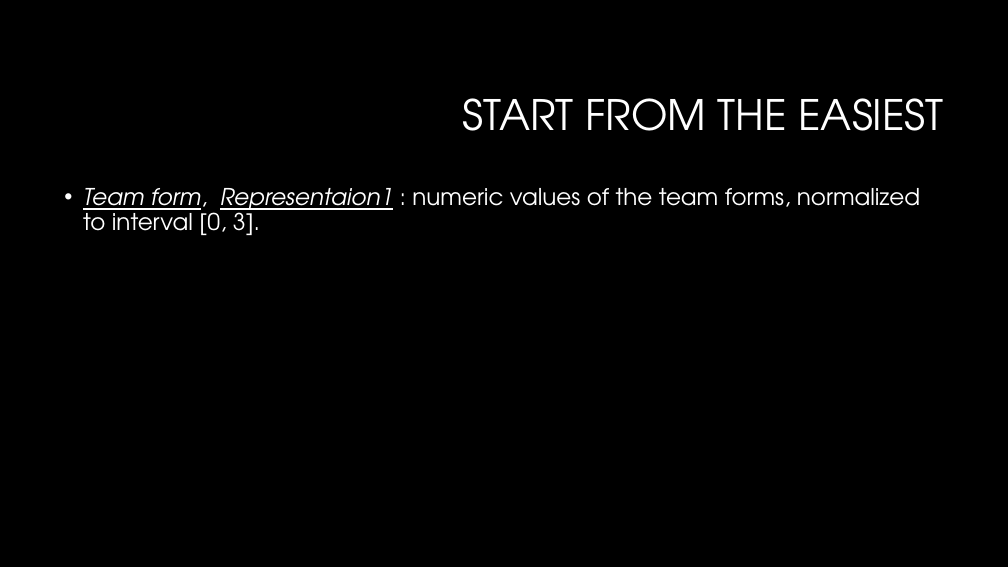
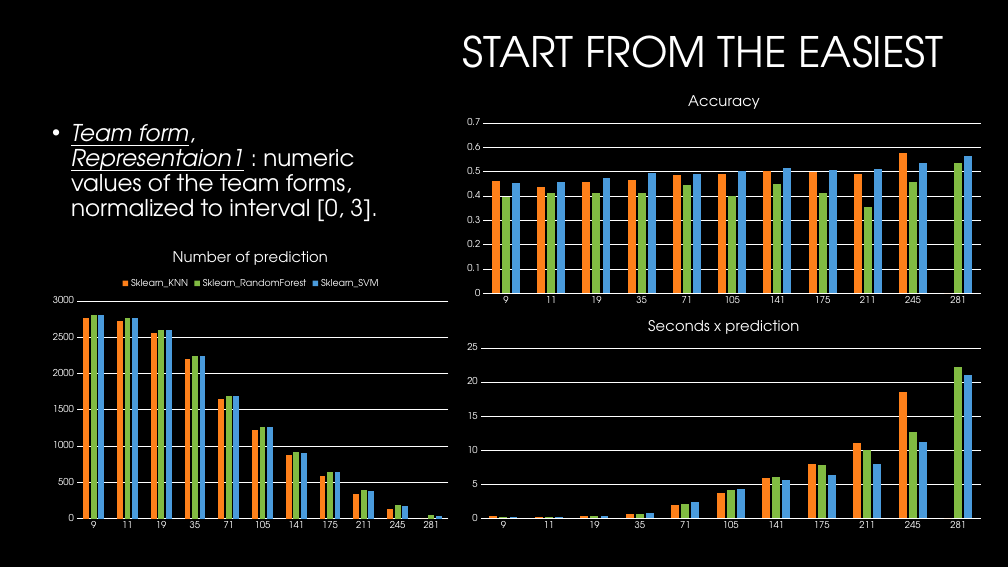
Before and after one commit to P1Analytics/DataMining-Football-Match-Prediction, a slide deck: slide 9 of TODO/spa_presentation.pptx. Drawn at 1008x567 pixels with LibreOffice and Linux fonts; fonts in the diff are those of the drawing; background and template pictures are left out. Boxes give left, top, right and bottom in pixels: in the first picture for what was removed or moved away, otherwise in the second. Text is boxed around its words. In the diff, an @@ line names an element or a change of style, - is before the commit and + after.

```diff
--- a/TODO/spa_presentation.pptx
+++ b/TODO/spa_presentation.pptx
@@ title "START FROM THE EASIEST": place and size @@
-title "START FROM THE EASIEST" at [463, 98, 943, 131]
+title "START FROM THE EASIEST" at [463, 35, 943, 68]
@@ column chart added at [457, 82, 992, 309] @@
+title "Accuracy "
+categories: 9.0, 11.0, 19.0, 35.0, 71.0, 105.0, 141.0, 175.0, 211.0, 245.0, 281.0
+Series 1: 0.46, 0.44, 0.46, 0.47, 0.49, 0.49, 0.5, 0.5, 0.49, 0.58, 0
+Series 2: 0.4, 0.41, 0.41, 0.41, 0.45, 0.4, 0.45, 0.41, 0.36, 0.46, 0.54
+Series 3: 0.45, 0.46, 0.47, 0.5, 0.49, 0.5, 0.52, 0.51, 0.51, 0.54, 0.56
@@ text "Team form, Representaion1 : numeric ..." rewrapped from [83, 188, 920, 235] to [71, 124, 377, 221] @@
@@ column chart added at [45, 237, 457, 536] @@
+title "Number of prediction "
+categories: 9.0, 11.0, 19.0, 35.0, 71.0, 105.0, 141.0, 175.0, 211.0, 245.0, 281.0
+Sklearn_KNN: 2770, 2730, 2560, 2210, 1650, 1220, 870, 600, 340, 140, 0
+Sklearn_RandomForest: 2810, 2770, 2600, 2250, 1690, 1260, 920, 640, 390, 190, 50
+Sklearn_SVM: 2810, 2770, 2600, 2250, 1690, 1260, 910, 640, 380, 180, 40
@@ column chart added at [457, 308, 992, 535] @@
+title "Seconds x prediction "
+categories: 9.0, 11.0, 19.0, 35.0, 71.0, 105.0, 141.0, 175.0, 211.0, 245.0, 281.0
+Series 1: 0.3, 0.2, 0.3, 0.6, 1.9, 3.7, 5.9, 7.9, 11.1, 18.6, 0
+Series 2: 0.1, 0.2, 0.3, 0.7, 2.2, 4.2, 6.1, 7.8, 10.1, 12.7, 22.2
+Series 3: 0.2, 0.2, 0.3, 0.8, 2.4, 4.3, 5.6, 6.4, 7.9, 11.2, 21.1
```
Also in this commit, not shown: 1 other slide changed, 2 other files.
